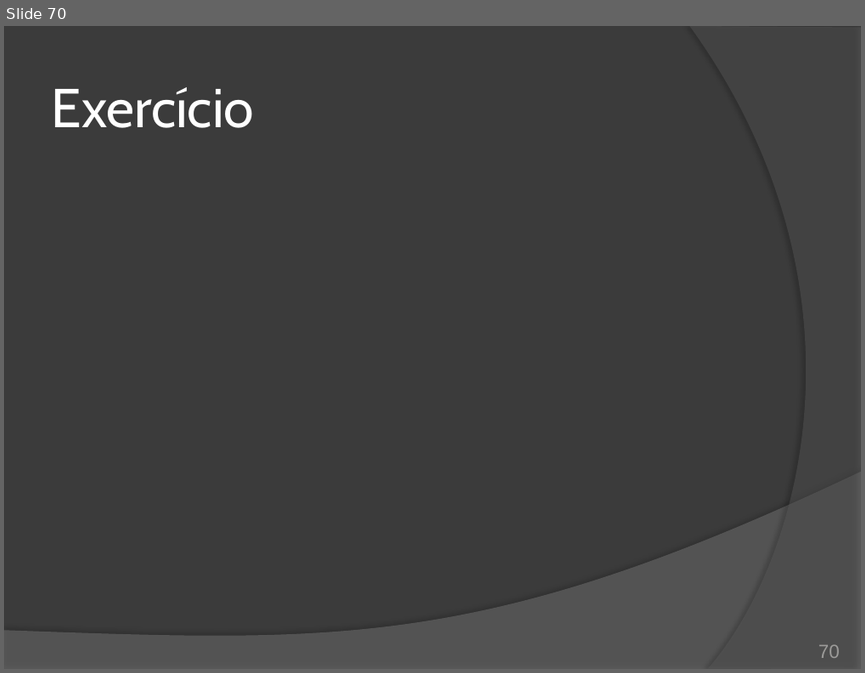
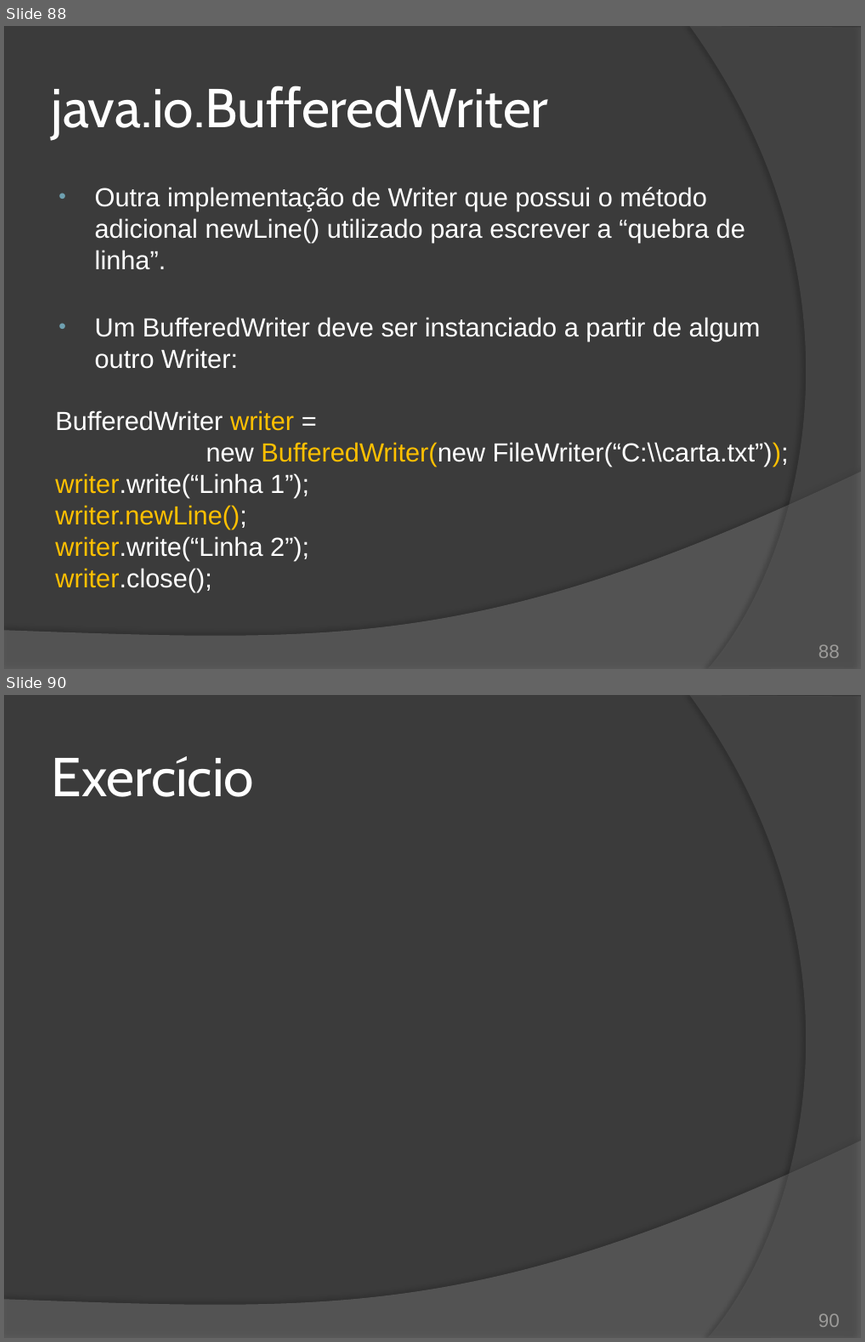
Before and after one commit to duchesqui/slzvieira-training, a slide deck: 2-Java-Programmer-Modulo-II/16.Capitulo10.pptx. Shown one above the other, each under a label of ours: slide 70 before the commit, slides 88 and 90 after it; the slides between them are not shown. The pictures are 865x673 and 865x1342 pixels, drawn with LibreOffice and Linux fonts; fonts in the diff are those of the drawing. Boxes give left, top, right and bottom in pixels: in the first picture for what was removed or moved away, otherwise in the second. Text is boxed around its words. In the diff, an @@ line names an element or a change of style, - is before the commit and + after.

Commit message:
Fechamento do caítulo 10: Java IO. Agora só falta o último exercício.

```diff
--- a/2-Java-Programmer-Modulo-II/16.Capitulo10.pptx
+++ b/2-Java-Programmer-Modulo-II/16.Capitulo10.pptx
@@ slide 88 added at [4,26,861,669], background #3B3B3B; not listed: 2 template elements that a slide beside it also shows @@
@@ title added at [51,86,548,139], 46 pt, text #FFFFFF @@
+java.io.BufferedWriter
@@ text added at [55,187,789,592], 22 pt, text #FFFFFF @@
+• Outra implementação de Writer que possui o método adicional newLine() utilizado para escrever a “quebra de linha”.
+• Um BufferedWriter deve ser instanciado a partir de algum outro Writer:
+BufferedWriter writer =
+new BufferedWriter(new FileWriter(“C:\\carta.txt”));
+writer.write(“Linha 1”);
+writer.newLine();
+writer.write(“Linha 2”);
+writer.close();
@@ page number added at [818,644,840,658], 16 pt, text #9D9B9A @@
+88
@@ what was slide 70 is now slide 90 @@
@@ page number at [818,1313,840,1327]: text changed @@
-70
+90
```
Also in this commit, not shown: 6 slides changed, 23 other slides added, 4 slides removed, 5 other files.
